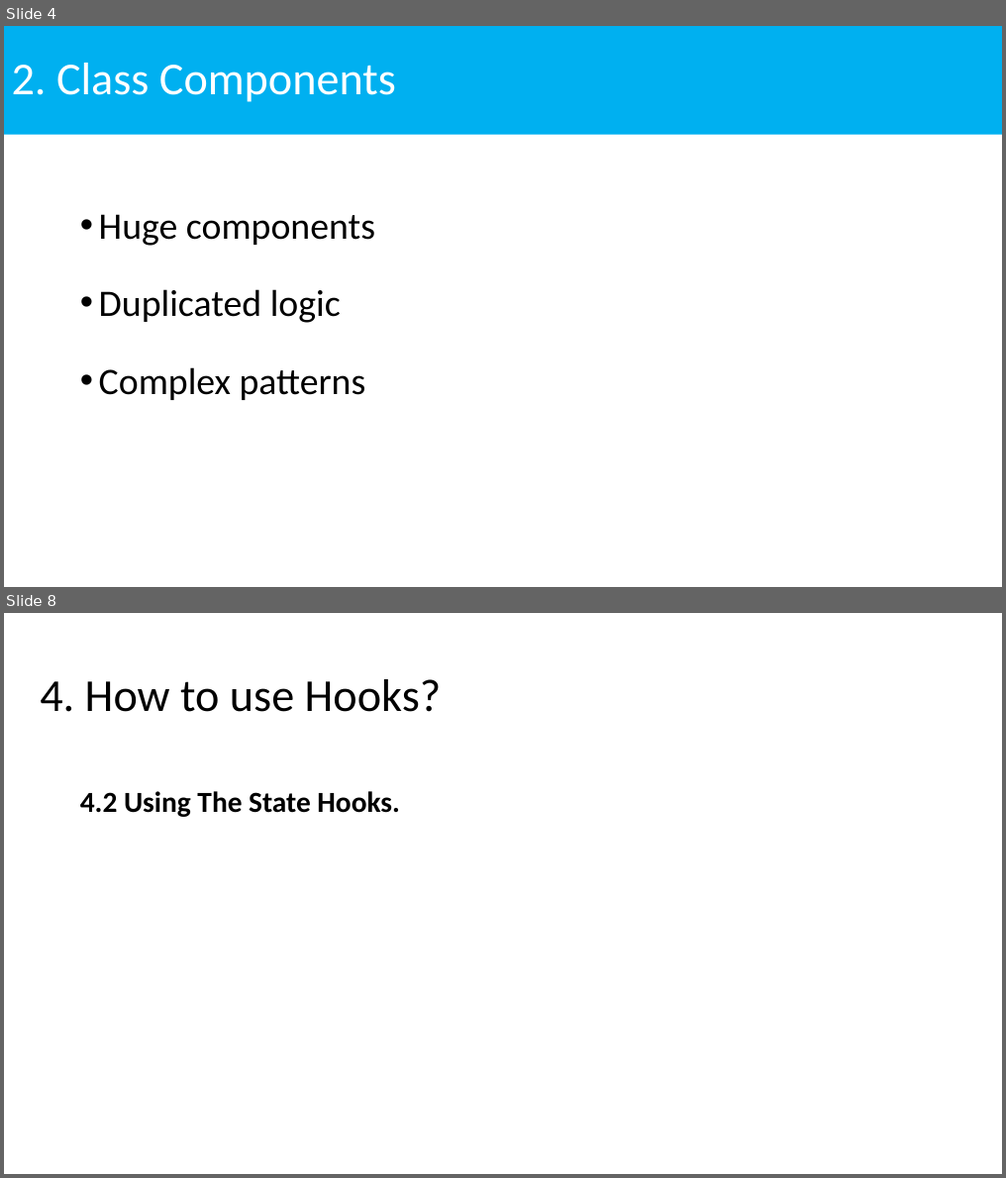
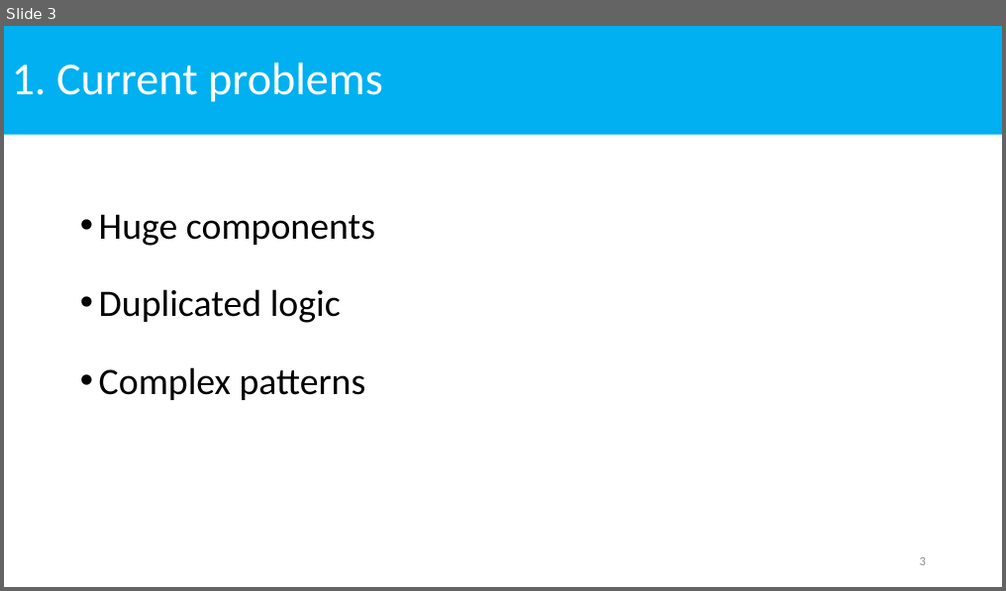
Before and after one commit to NhanHoang8195/react-hook-demo, a slide deck: ReactHooks.pptx. Shown one above the other, each under a label of ours: slides 4 and 8 before the commit, slide 3 after it; the slides between them are not shown. The pictures are 1006x1178 and 1006x591 pixels, drawn with LibreOffice and Linux fonts; fonts in the diff are those of the drawing. Boxes give left, top, right and bottom in pixels: in the first picture for what was removed or moved away, otherwise in the second. Text is boxed around its words. In the diff, an @@ line names an element or a change of style, - is before the commit and + after.

```diff
--- a/ReactHooks.pptx
+++ b/ReactHooks.pptx
@@ slide 8 removed at (x1=4, y1=613, x2=1002, y2=1174), background #FFFFFF @@
@@ title removed at (x1=40, y1=679, x2=442, y2=712) @@
-4. How to use Hooks?
@@ text removed at (x1=80, y1=791, x2=400, y2=817) @@
-4.2 Using The State Hooks.
@@ what was slide 4 is now slide 3 @@
@@ slide 3 changed as well @@
@@ title at (x1=12, y1=63, x2=383, y2=102): text changed @@
-2. Class Components
+1. Current problems
@@ page number added at (x1=920, y1=558, x2=926, y2=566), 12 pt, text #8C8C8C @@
+3
```
Also in this commit, not shown: 4 other slides changed, 4 slides added, 4 other slides removed, 8 other files.
